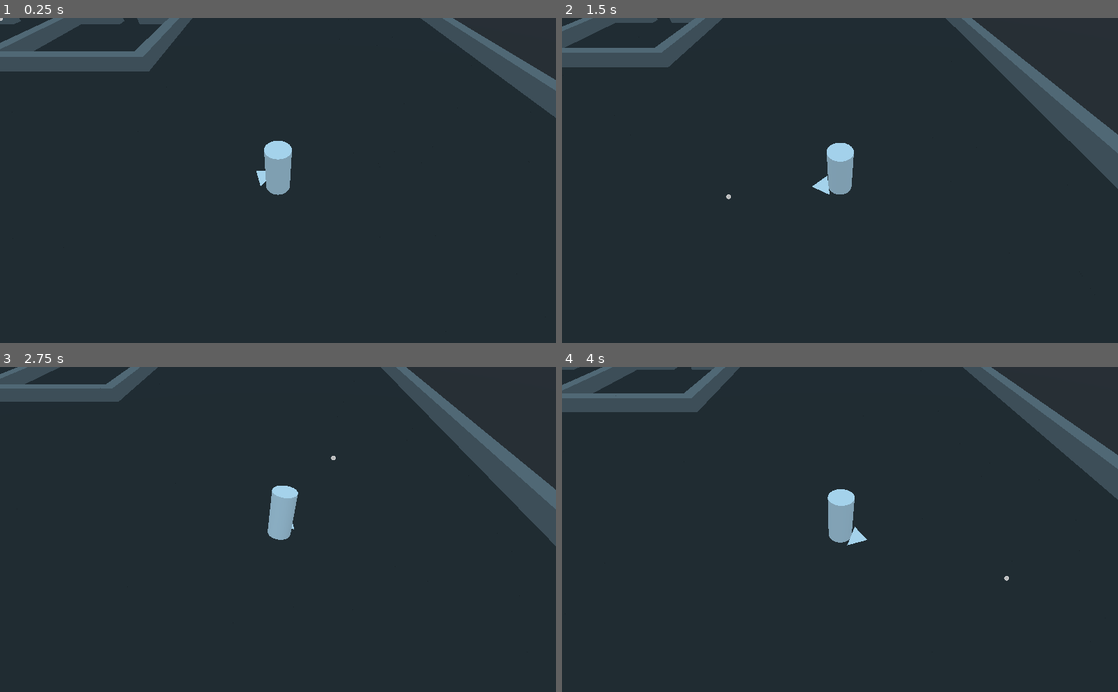
Above: before the commit, frames 1-4 (two rows, left to right).
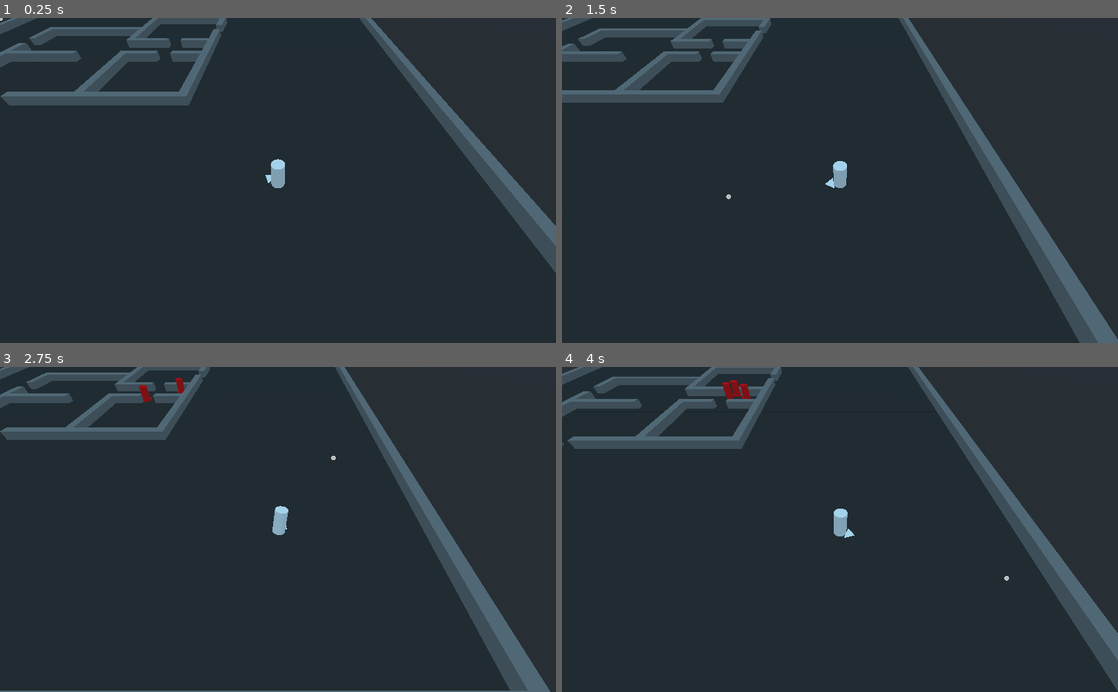
Above: after the commit, the same moments.

Repository: ciromdrs/BaseShooter
Game: Godot game, scene res://tests/Test1.tscn
Two runs of this game, one before a commit and one after it. Both use one fixed random seed, a clock stepped at 60 frames per second and the inputs below.
Inputs (mouse positions are in pixels of both pictures, inside the frame that each line leads up to):
- Up to frame 1 (0.25 s): no input
- Up to frame 2 (1.5 s): tap Enter (reset) at 0.5 s; move the mouse to (962, 164) at 0.52 s; hold D (move_right) 0.53-1.28 s; hold Mouse wheel up (cam_zoom_in) 0.53-1.28 s; move the mouse to (728, 196) at 1.27 s; hold Down (move_down) from 1.28 s (still down); tap Mouse wheel down (cam_zoom_out) at 1.35 s
- Up to frame 3 (2.75 s): move the mouse to (333, 458) at 2.02 s; release Down (move_down) at 2.03 s; hold D (move_right) from 2.03 s (still down); click (333, 458) at 2.1 s
- Up to frame 4 (4 s): move the mouse to (812, 594) at 2.77 s; release D (move_right) at 2.78 s; hold W (move_up) 2.78-3.53 s; tap Mouse wheel up (cam_zoom_in) at 2.85 s; move the mouse to (1006, 578) at 3.52 s; hold A (move_left) from 3.53 s (still down); hold Mouse wheel down (cam_zoom_out) from 3.53 s (still down)

The runs differ from the first frame. In frame 1, 12% of the frame differs, in the area x 0-100%, y 0-79%; in frame 2, 13%, in the area x 0-100%, y 0-100%; in frame 3, 13%; in frame 4, 13%.

Commit message:
Change camera position

Diff:
--- a/scenes/PlayerCamera.tscn
+++ b/scenes/PlayerCamera.tscn
@@ -8,5 +8,5 @@
 [node name="InnerGimbal" type="Spatial" parent="."]
 
 [node name="Camera" type="Camera" parent="InnerGimbal"]
-transform = Transform( 1, 0, 0, 0, 1, 0, 0, 0, 1, 0, 0, 4 )
+transform = Transform( 1, 0, 0, 0, 1, 0, 0, 0, 1, 0, 0, 15 )
 current = true
